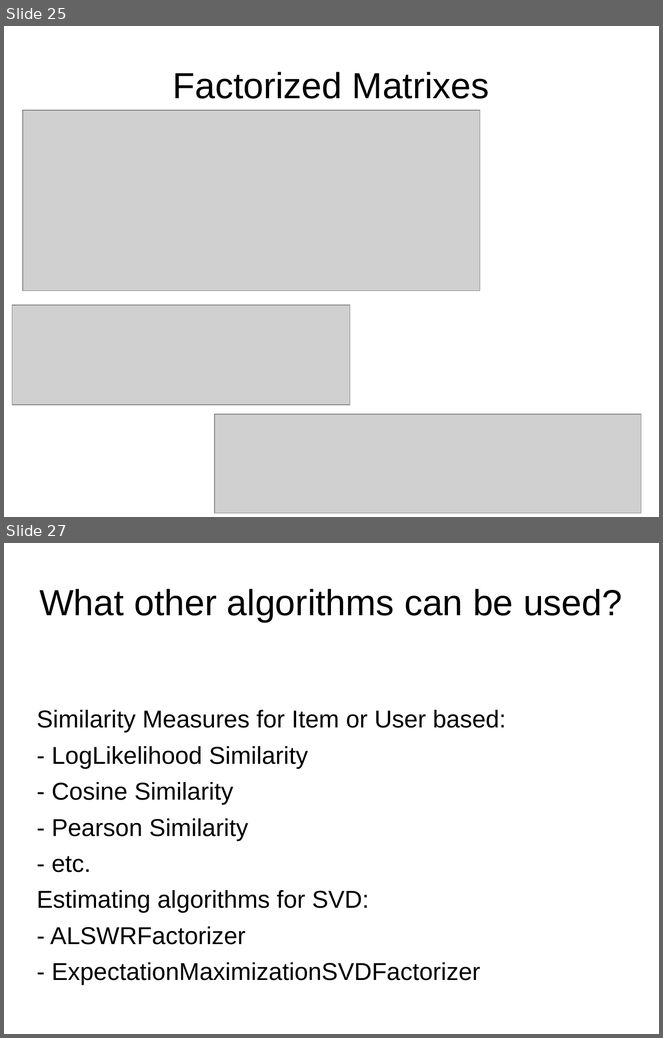
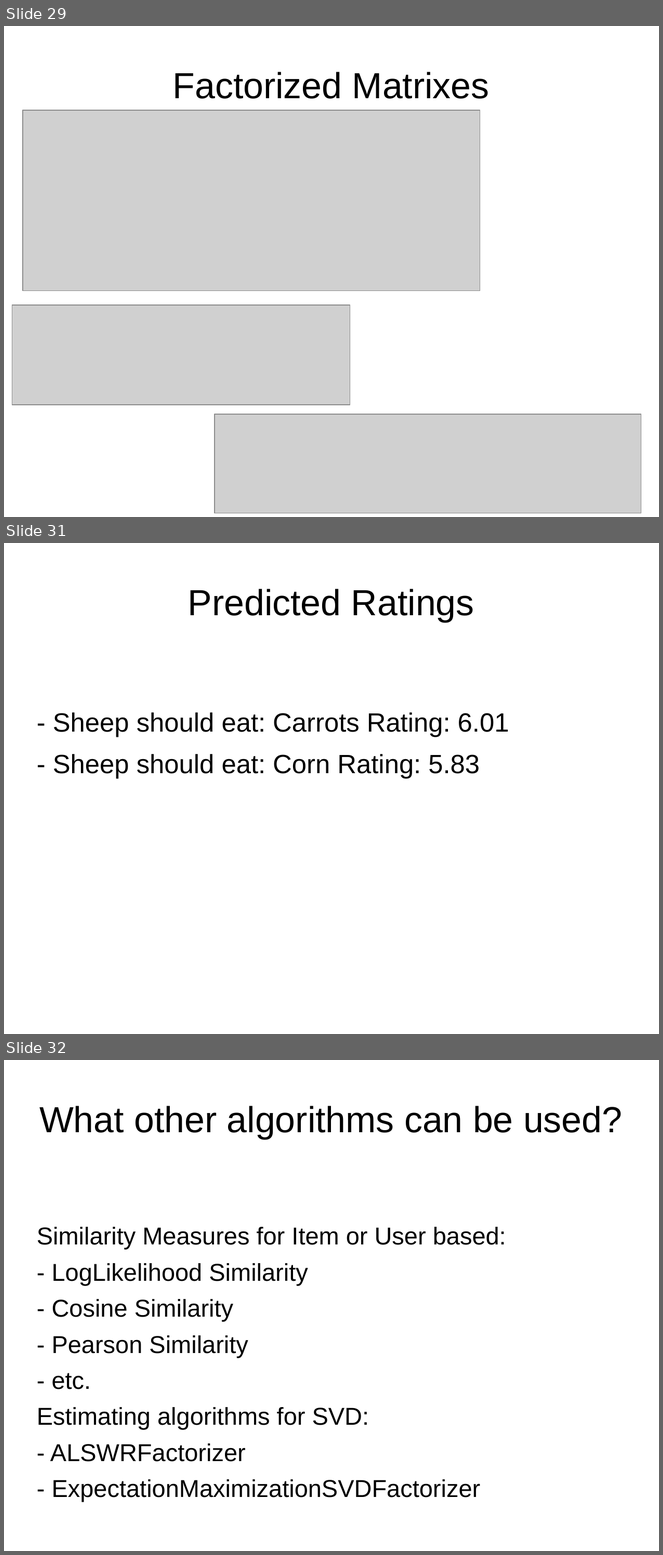
Before and after one commit to ManuelB/facebook-recommender-demo, a slide deck: docs/Talk-BedCon-Berlin-2012.odp. Shown one above the other, each under a label of ours: slides 25 and 27 before the commit, slides 29, 31 and 32 after it; the slides between them are not shown. The pictures are 663x1038 and 663x1555 pixels, drawn with LibreOffice and Linux fonts; fonts in the diff are those of the drawing; grey boxes stand for pictures; background and template pictures are left out. Boxes give left, top, right and bottom in pixels: in the first picture for what was removed or moved away, otherwise in the second. Text is boxed around its words. In the diff, an @@ line names an element or a change of style, - is before the commit and + after.

```diff
--- a/docs/Talk-BedCon-Berlin-2012.odp
+++ b/docs/Talk-BedCon-Berlin-2012.odp
@@ slide 31 added at (4,543,659,1034), background picture (left out) @@
@@ title added at (188,589,475,623), 44 pt, text #000000 @@
+Predicted Ratings
@@ text added at (53,713,509,779), 32 pt, text #000000 @@
+- Sheep should eat: Carrots Rating: 6.01
+- Sheep should eat: Corn Rating: 5.83
@@ what was slide 25 is now slide 29 @@
@@ what was slide 27 is now slide 32 @@
```
Also in this commit, not shown: 9 slides changed, 10 other slides added, 2 slides removed, 7 other files.
